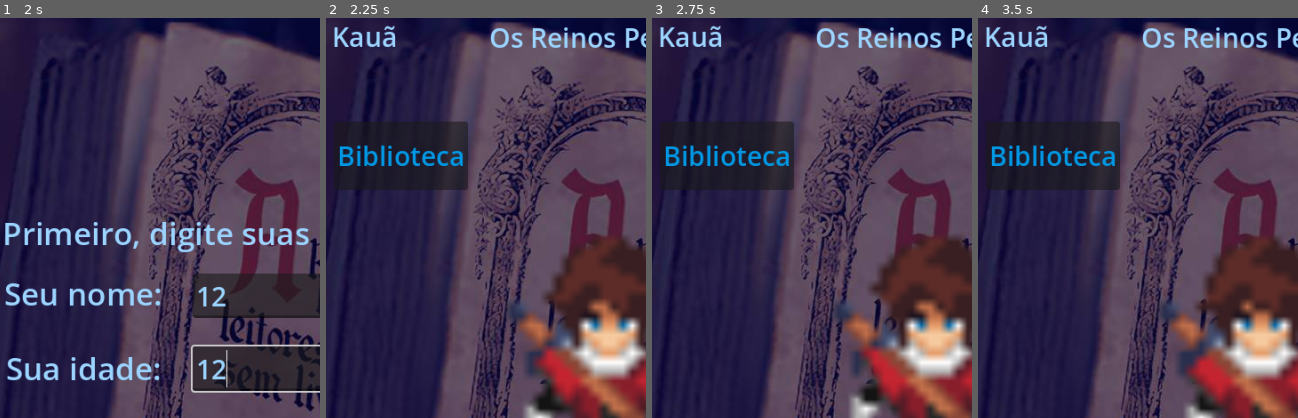
Above: before the commit, frames 1-4 (left to right).
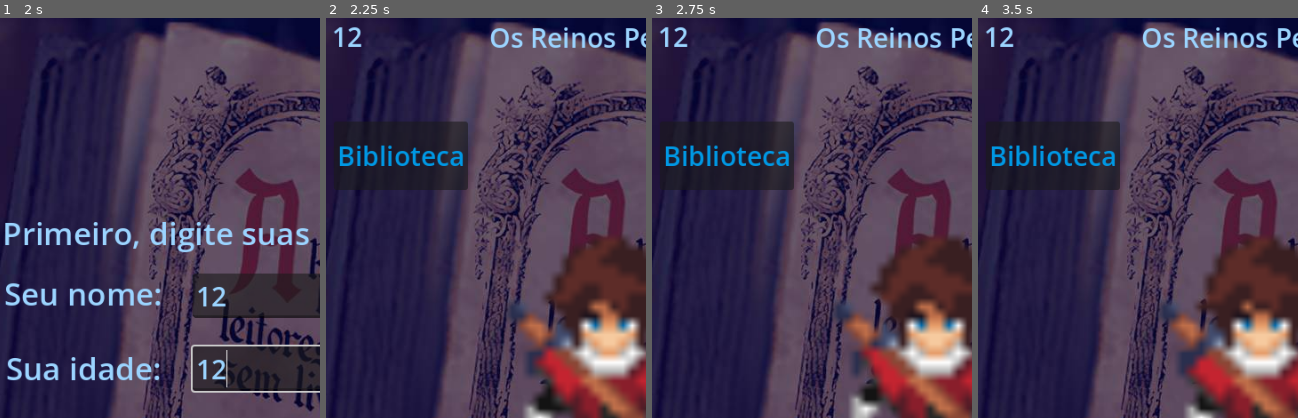
Above: after the commit, the same moments.

Repository: kauahilgenbergg/Pegai-Corrida-do-Conhecimento
Game: Godot game, scene res://Telas De Menu/Bem vindo/BemVindo.tscn
Two runs of this game, one before a commit and one after it. Both use one fixed random seed, a clock stepped at 60 frames per second and the inputs below.
Inputs (mouse positions are % of the whole screen's width and height, from its top left):
- Up to frame 1 (2 s): click "Sim!" at 0.5 s; click (63, 38) at 1.27 s; type "12" at 1.35 s; click (62, 47) at 1.5 s; type "12" at 1.58 s
- Up to frame 2 (2.25 s): click "Jogar!" at 2 s
- Up to frame 3 (2.75 s): no input
- Up to frame 4 (3.5 s): hold Right (move_right) from 2.78 s (still down)
The pictures show only the part of the screen within x 8-58%, y 4-54%; the shares and areas given below are measured in that part.

Frame 1 is identical in both runs. In frame 2, 0.6% of the frame differs, in the area x 2-22%, y 2-8%; in frame 3, 0.6%; in frame 4, 0.6%.

Commit message:
adicionado funcao de nome e lvlup

Diff:
--- a/Jogo/Os Reinos Perdidos/Jogo/main.gd
+++ b/Jogo/Os Reinos Perdidos/Jogo/main.gd
@@ -97,6 +97,10 @@
 		# A mensagem é ajustada para a nova condição de vitória
 		$Label.text = "Parabéns! Você venceu!"
 		$Button2.visible = true
+
+		PlayerData.player_level += 1
+		print("Nível incrementado para: ", PlayerData.player_level) # Mensagem para teste
+
 	else:
 		$Label.text = "Você perdeu..."
 		# Apenas se perdeu, mostra o Button3 para a segunda chance
--- a/Telas De Menu/Login/Login.gd
+++ b/Telas De Menu/Login/Login.gd
@@ -5,11 +5,22 @@
 
 func _on_play_pressed():
 	var nome = $LineEdit.text
-	var idade = $LineEdit2.text
+	var idade_texto = $LineEdit2.text
 
-	if nome == "" or idade == "":
+
+	if nome.is_empty() or idade_texto.is_empty():
 		print("Preencha os dados antes de jogar!")
 		return
 
-	print("Jogador:", nome, "| Idade:", idade)
+
+	if not idade_texto.is_valid_int():
+		print("Idade inválida! Por favor, insira apenas números.")
+		return
+
+	var idade = int(idade_texto)
+
+	PlayerData.player_name = nome
+	PlayerData.player_age = idade
+
+	# Muda para a cena principal do jogo (o lobby ou a tela inicial)
 	get_tree().change_scene_to_file("res://Telas De Menu/Tela inicial/TelaInicial.tscn") # troca pra cena principal do jogo
--- a/Telas De Menu/Tela inicial/TelaInicial.gd
+++ b/Telas De Menu/Tela inicial/TelaInicial.gd
@@ -1,4 +1,18 @@
 extends Node
+
+@onready var name_label = $jogador
+@onready var level_label = $level
+
+func _ready():
+	var current_player_name = PlayerData.player_name
+
+	if not current_player_name.is_empty():
+		name_label.text = current_player_name
+	else:
+		name_label.text = "Jogador"
+
+	var current_player_level = PlayerData.player_level
+	level_label.text = "Lv. " + str(current_player_level)
 
 func _on_button_2_pressed() -> void:
 	call_deferred("_trocar_de_tela")
--- a/Telas De Menu/Tela inicial/TelaInicial.tscn
+++ b/Telas De Menu/Tela inicial/TelaInicial.tscn
@@ -25,7 +25,7 @@
 offset_bottom = 73.0
 theme_override_colors/font_color = Color(0.607843, 0.831373, 1, 1)
 theme_override_font_sizes/font_size = 30
-text = "Kauã "
+text = "Nome"
 
 [node name="historiaAtual" type="Label" parent="Control"]
 layout_mode = 1
--- /dev/null
+++ b/player_data.gd
@@ -0,0 +1,7 @@
+# player_data.gd
+extends Node
+
+# Variáveis para guardar os dados do jogador.
+var player_name: String = ""
+var player_age: int = 0
+var player_level: int = 1
--- a/project.godot
+++ b/project.godot
@@ -12,8 +12,12 @@
 
 config/name="Pegaí: Corrida do Conhecimento"
 run/main_scene="uid://bsslwh1e5l7ba"
-config/features=PackedStringArray("4.4", "GL Compatibility")
+config/features=PackedStringArray("4.5", "GL Compatibility")
 config/icon="res://icon.svg"
+
+[autoload]
+
+PlayerData="*res://player_data.gd"
 
 [display]
 
Not shown: 2 places in Telas De Menu/Login/Login.tscn that only renumber resources
Not shown: 1 places in Telas De Menu/Tela inicial/TelaInicial.tscn that only renumber resources
Not shown, added: player_data.gd.uid
